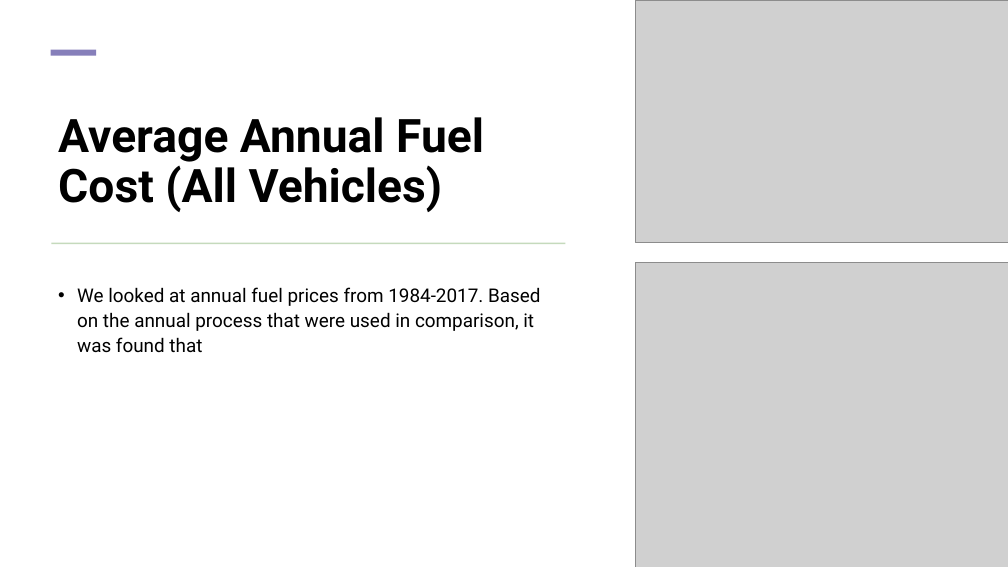
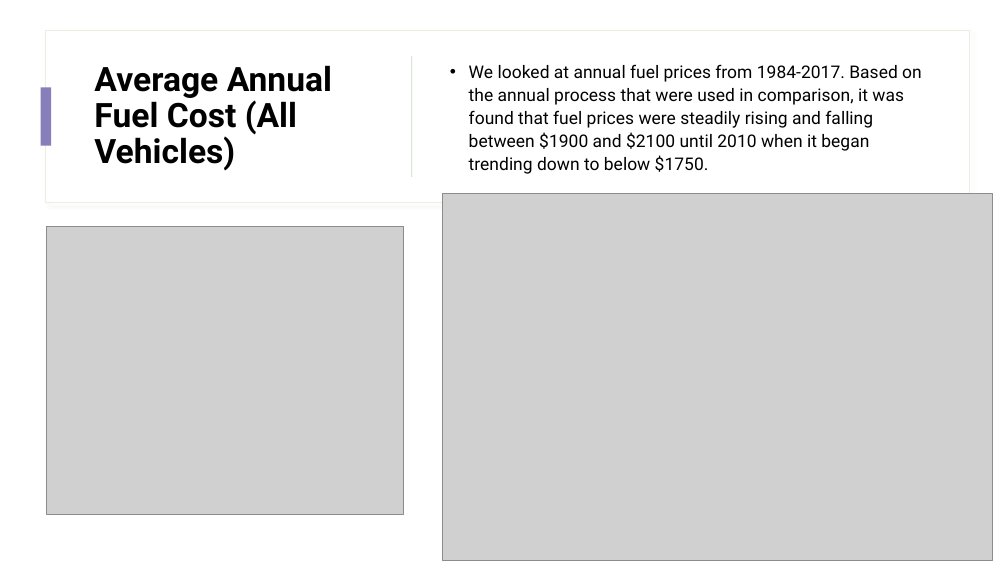
Before and after one commit to geraldwattsthethird/Fuel-Cost-Analysis, a slide deck: slide 4 of presentation.pptx (slide 3 before the commit). Drawn at 1008x567 pixels with LibreOffice and Linux fonts; fonts in the diff are those of the drawing; grey boxes stand for pictures. Boxes give left, top, right and bottom in pixels: in the first picture for what was removed or moved away, otherwise in the second. Text is boxed around its words. In the diff, an @@ line names an element or a change of style, - is before the commit and + after.

Commit message:
ppt updated

```diff
--- a/presentation.pptx
+++ b/presentation.pptx
@@ rectangle added at (46, 30, 969, 203), fill #FFFFFF, outline #E8F0E4 1 pt @@
@@ rectangle removed at (51, 50, 96, 56) @@
@@ title "Average Annual Fuel Cost (All ...": place and size @@
-title "Average Annual Fuel Cost (All ..." at (58, 117, 484, 212)
+title "Average Annual Fuel Cost (All ..." at (94, 65, 332, 170)
@@ title "Average Annual Fuel Cost (All ..." at (94, 65, 332, 170): size 44 to 32 pt; vertical alignment bottom to middle @@
@@ rectangle added at (412, 56, 413, 177), fill #C5DABC @@
@@ text "We looked at annual fuel ..." at (469, 64, 922, 174): vertical alignment top to middle @@
@@ rectangle added at (41, 88, 51, 146), fill #867FBA @@
@@ text at (469, 64, 922, 174): text changed; size 18 to 16.6 pt @@
-• We looked at annual fuel prices from 1984-2017. Based on the annual process that were used in comparison, it was found that
+• We looked at annual fuel prices from 1984-2017. Based on the annual process that were used in comparison, it was found that fuel prices were steadily rising and falling between $1900 and $2100 until 2010 when it began trending down to below $1750.
@@ picture: place and size @@
-picture at (635, 0, 1008, 243)
+picture at (442, 194, 993, 561)
@@ picture: place and size @@
-picture at (635, 262, 1008, 567)
+picture at (46, 226, 404, 514)
@@ rectangle removed at (51, 243, 566, 244) @@
```
Also in this commit, not shown: 9 other slides changed, 2 slides added, 3 slides removed, 3 other files.
